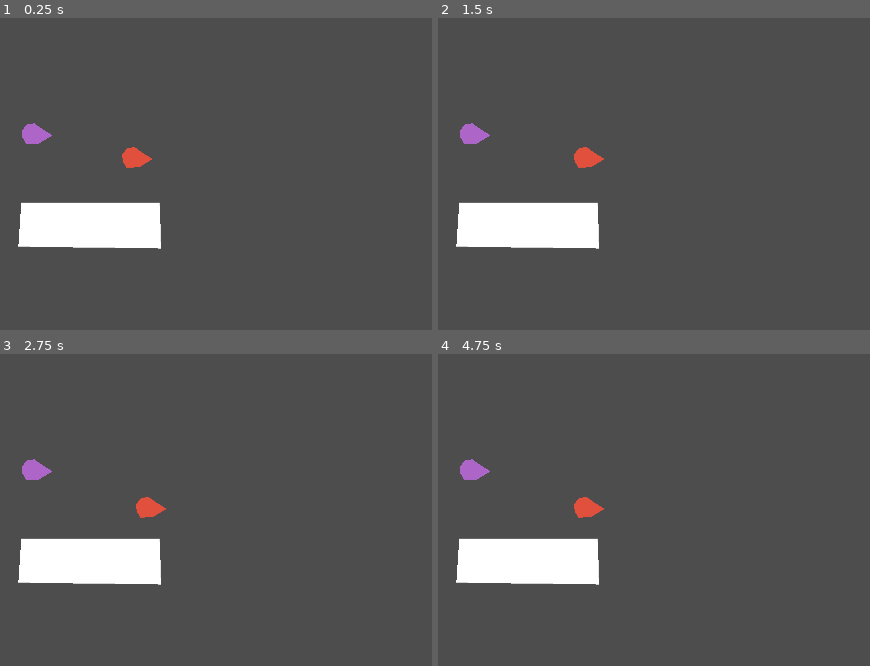
Above: before the commit, frames 1-4 (two rows, left to right).
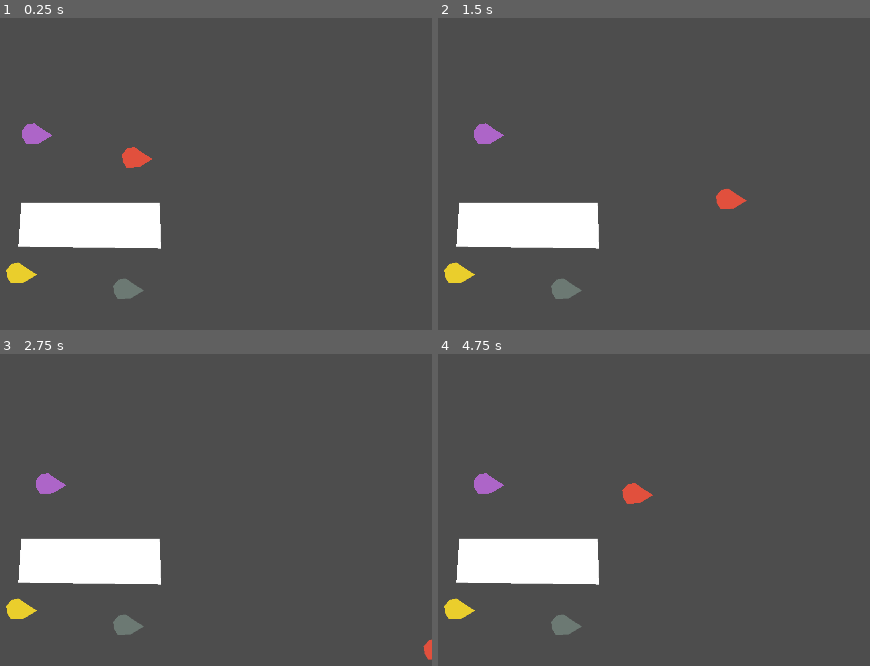
Above: after the commit, the same moments.

Repository: noxytrux/BooRocky
Game: Godot game, scene res://scenes/main.tscn
The game is run twice, just before and just after one commit, with the same random seed, the same clock (stepped at 60 frames per second) and the same inputs.
Inputs:
- Up to frame 1 (0.25 s): no input
- Up to frame 2 (1.5 s): tap Enter at 0.5 s; hold Right (Right) 0.53-1.28 s; tap A (A) at 0.6 s; tap D (D) at 0.8, 1.35 s; hold Down (Down) from 1.28 s (still down)
- Up to frame 3 (2.75 s): tap S (S) at 1.55, 2.1 s; release Down (Down) at 2.03 s; hold Right (Right) from 2.03 s (still down); tap W (W) at 2.3 s
- Up to frame 4 (4.75 s): tap Space at 2.75, 4.25 s; release Right (Right) at 2.78 s; hold Up (Up) 2.78-3.53 s; tap W (W) at 2.85 s; tap A (A) at 3.05, 3.6 s; tap Enter at 3.5 s; hold Left (Left) from 3.53 s (still down); tap D (D) at 3.8, 4.35 s; tap S (S) at 4.55 s

The runs differ from the first frame. In frame 1, 0.6% of the frame differs, in the area x 1-34%, y 78-91%; in frame 2, 1.6%; in frame 3, 1.6%; in frame 4, 1.8%, in the area x 1-50%, y 33-91%.

Commit message:
Finished implementing input for 4 players

Diff:
--- a/scenes/main.tscn
+++ b/scenes/main.tscn
@@ -13,20 +13,21 @@
 
 [node name="Player" parent="." instance=ExtResource("2_grrq8")]
 color = Color(0.679969, 0.399265, 0.787527, 1)
-input_action_left = "PadLeft"
-input_action_right = "PadRight"
-input_action_up = "PadUp"
-input_action_down = "PadDown"
-input_action_1 = "PadButton1"
-input_action_2 = "PadButton2"
 
 [node name="Player2" parent="." instance=ExtResource("2_grrq8")]
 position = Vector2(241, 57)
+input_device = 1
 color = Color(0.886169, 0.316286, 0.240012, 1)
-input_action_left = "A"
-input_action_right = "D"
-input_action_up = "W"
-input_action_down = "S"
+
+[node name="Player3" parent="." instance=ExtResource("2_grrq8")]
+position = Vector2(-37, 335)
+input_device = 2
+color = Color(0.92, 0.80822, 0.1748, 1)
+
+[node name="Player4" parent="." instance=ExtResource("2_grrq8")]
+position = Vector2(220, 373)
+input_device = 3
+color = Color(0.424506, 0.477251, 0.453636, 1)
 
 [node name="Temporary obstacle" type="Node2D" parent="."]
 
--- a/scripts/global_values.gd
+++ b/scripts/global_values.gd
@@ -3,3 +3,5 @@
 enum TEST_ENUM { TEST_ENUM_ITEM1, TEST_ENUM_ITEM2 }
 
 const TEST_CONST := 42
+
+enum INPUT_DEVICE { WSAD, ARROWS, GAMEPAD1, GAMEPAD2 }
--- a/scripts/player.gd
+++ b/scripts/player.gd
@@ -1,19 +1,32 @@
 extends CharacterBody2D
 
 const SPEED := 500.0
+
+@export var input_device := GlobalValues.INPUT_DEVICE.WSAD
 @export var color := Color.RED
-@export var input_action_left := ""
-@export var input_action_right := ""
-@export var input_action_up := ""
-@export var input_action_down := ""
-@export var input_action_1 := ""
-@export var input_action_2 := ""
+
 @onready var polygon_2d: Polygon2D = $Polygon2D
 
 func _ready() -> void:
 	polygon_2d.color = color
 
 func _physics_process(delta: float) -> void:
-	var dir = Input.get_vector(input_action_left, input_action_right, input_action_up, input_action_down)
+	var dir = Vector2.ZERO
+	match input_device:
+		GlobalValues.INPUT_DEVICE.WSAD:
+			dir = Input.get_vector("A", "D", "W", "S")
+		GlobalValues.INPUT_DEVICE.ARROWS:
+			dir = Input.get_vector("Left", "Right", "Up", "Down")
+		GlobalValues.INPUT_DEVICE.GAMEPAD1:
+			dir = Vector2(Input.get_joy_axis(0, JOY_AXIS_LEFT_X),
+				Input.get_joy_axis(0, JOY_AXIS_LEFT_Y))
+		GlobalValues.INPUT_DEVICE.GAMEPAD2:
+			dir = Vector2(Input.get_joy_axis(1, JOY_AXIS_LEFT_X),
+				Input.get_joy_axis(1, JOY_AXIS_LEFT_Y))
+	# Introduce dead zone.
+	if dir.length_squared() > 0.1:
+		dir = dir.normalized()
+	else:
+		dir = Vector2.ZERO
 	velocity = dir * SPEED
 	move_and_slide()
